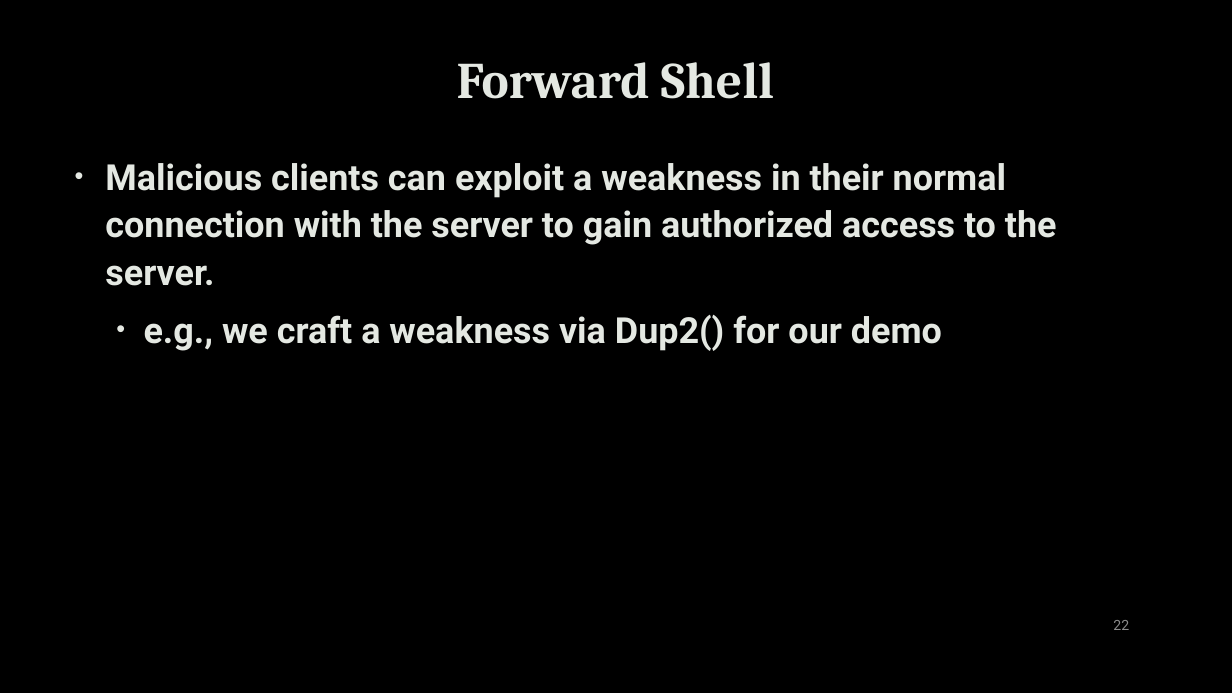
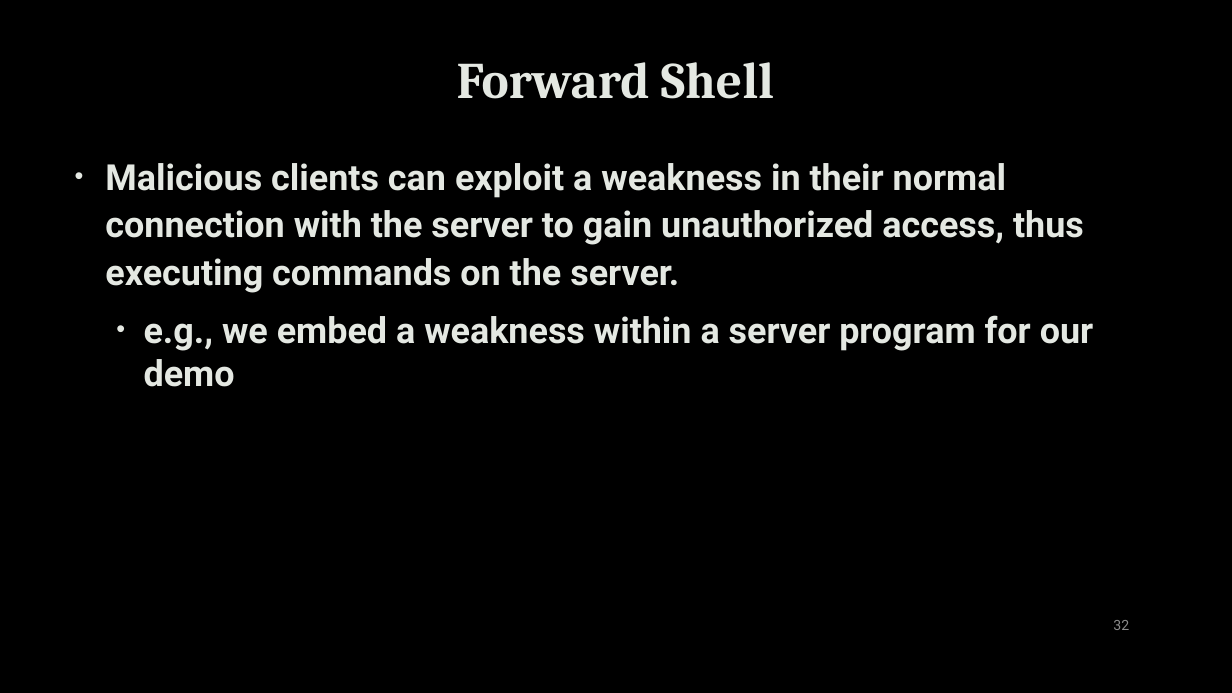
Before and after one commit to uwacyber/cits1003, a slide deck: slide 32 of cits1003-lecture_slides/CITS1003-3 NetworkAndComputers-exercises.pptx (slide 22 before the commit). Drawn at 1232x693 pixels with LibreOffice and Linux fonts; fonts in the diff are those of the drawing; background and template pictures are left out. Boxes give left, top, right and bottom in pixels: in the first picture for what was removed or moved away, otherwise in the second. Text is boxed around its words. In the diff, an @@ line names an element or a change of style, - is before the commit and + after.

```diff
--- a/cits1003-lecture_slides/CITS1003-3 NetworkAndComputers-exercises.pptx
+++ b/cits1003-lecture_slides/CITS1003-3 NetworkAndComputers-exercises.pptx
@@ text at (x1=105, y1=163, x2=1094, y2=387): text changed @@
-• Malicious clients can exploit a weakness in their normal connection with the server to gain authorized access to the server.
-  • e.g., we craft a weakness via Dup2() for our demo
+• Malicious clients can exploit a weakness in their normal connection with the server to gain unauthorized access, thus executing commands on the server.
+  • e.g., we embed a weakness within a server program for our demo
@@ page number at (x1=1113, y1=620, x2=1129, y2=630): text changed @@
-22
+32
```
Also in this commit, not shown: 18 other slides changed, 15 slides added, 1 slide removed.
